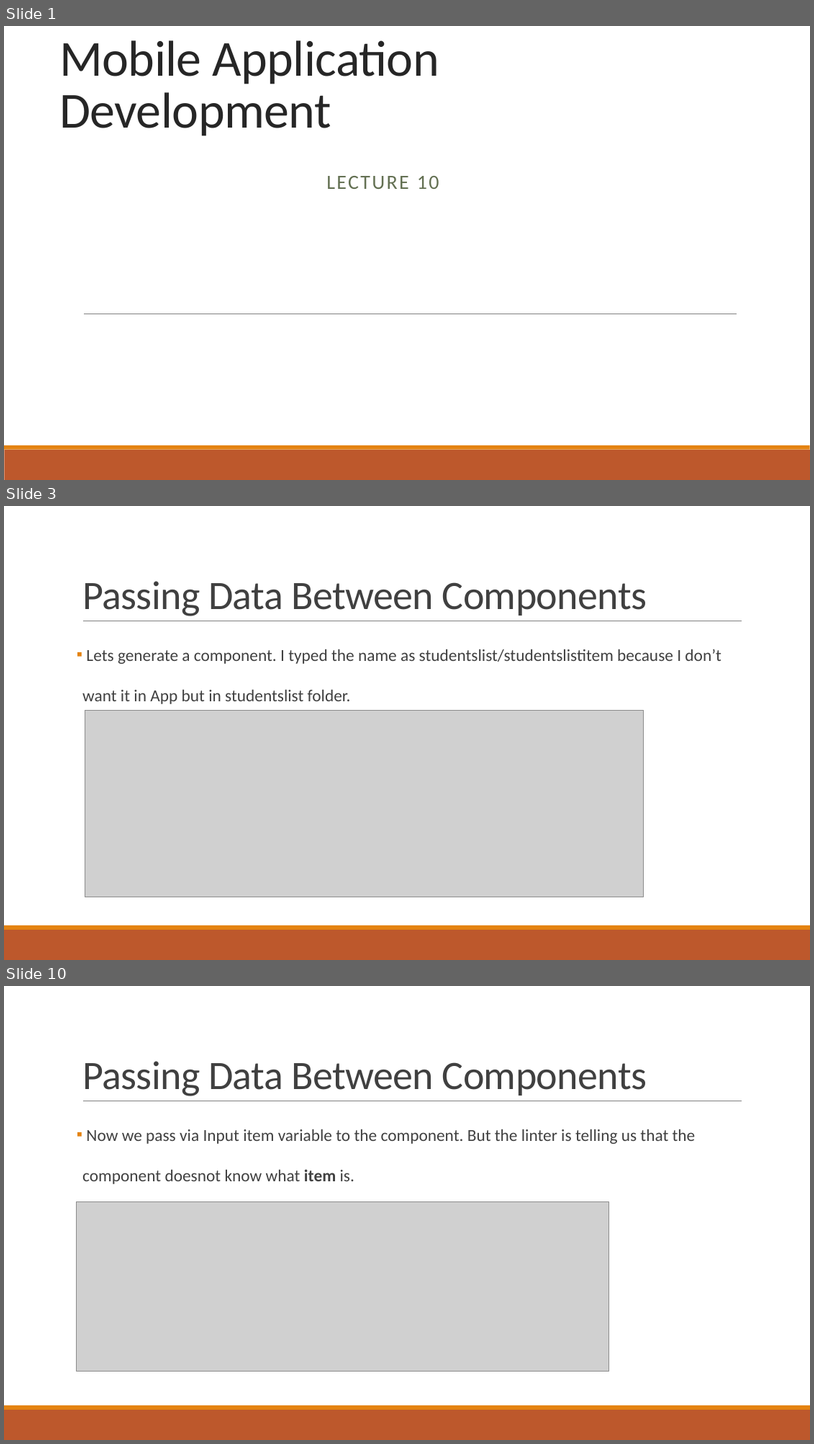
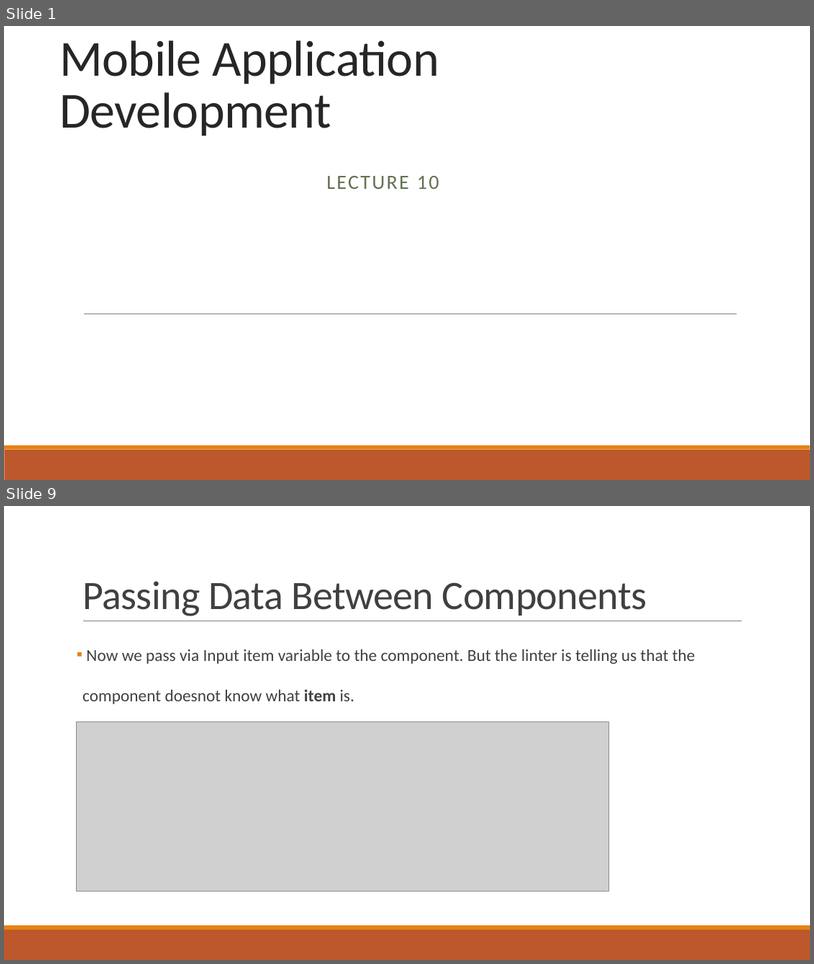
Before and after one commit to alamgirqazi/mobile-application-development-course, a slide deck: lecture 10/Lecture 10 - Mobile Application Development.pptx. Shown one above the other, each under a label of ours: slides 1, 3 and 10 before the commit, slides 1 and 9 after it; the slides between them are not shown. The pictures are 814x1444 and 814x964 pixels, drawn with LibreOffice and Linux fonts; fonts in the diff are those of the drawing; grey boxes stand for pictures. Boxes give left, top, right and bottom in pixels: in the first picture for what was removed or moved away, otherwise in the second. Text is boxed around its words. In the diff, an @@ line names an element or a change of style, - is before the commit and + after.

```diff
--- a/lecture 10/Lecture 10 - Mobile Application Development.pptx
+++ b/lecture 10/Lecture 10 - Mobile Application Development.pptx
@@ slide 3 removed at [4, 506, 810, 960], background #FFFFFF; not listed: 3 template elements that a slide beside it also shows @@
@@ title removed at [82, 581, 648, 616] @@
-Passing Data Between Components
@@ text removed at [82, 649, 721, 704] @@
-▪ Lets generate a component. I typed the name as studentslist/studentslistitem because I don’t want it in App but in studentslist folder.
@@ picture removed at [85, 710, 644, 897] @@
@@ what was slide 10 is now slide 9 @@
```
Also in this commit, not shown: 7 slides changed, 1 other file.
